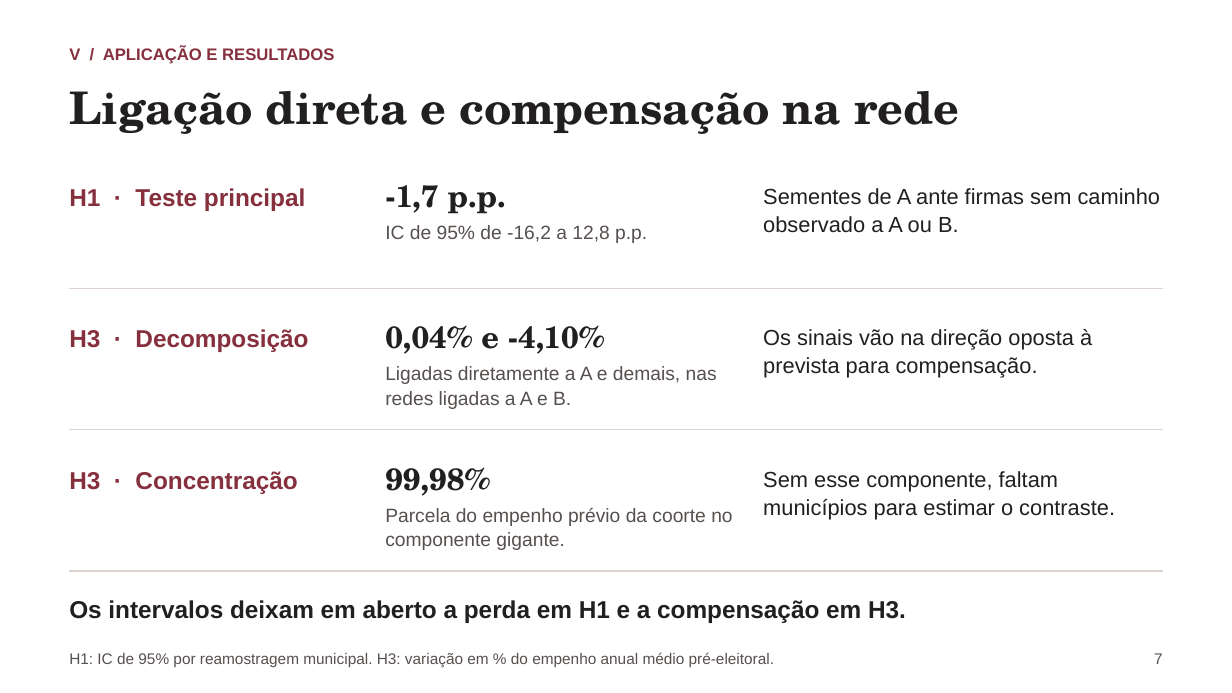
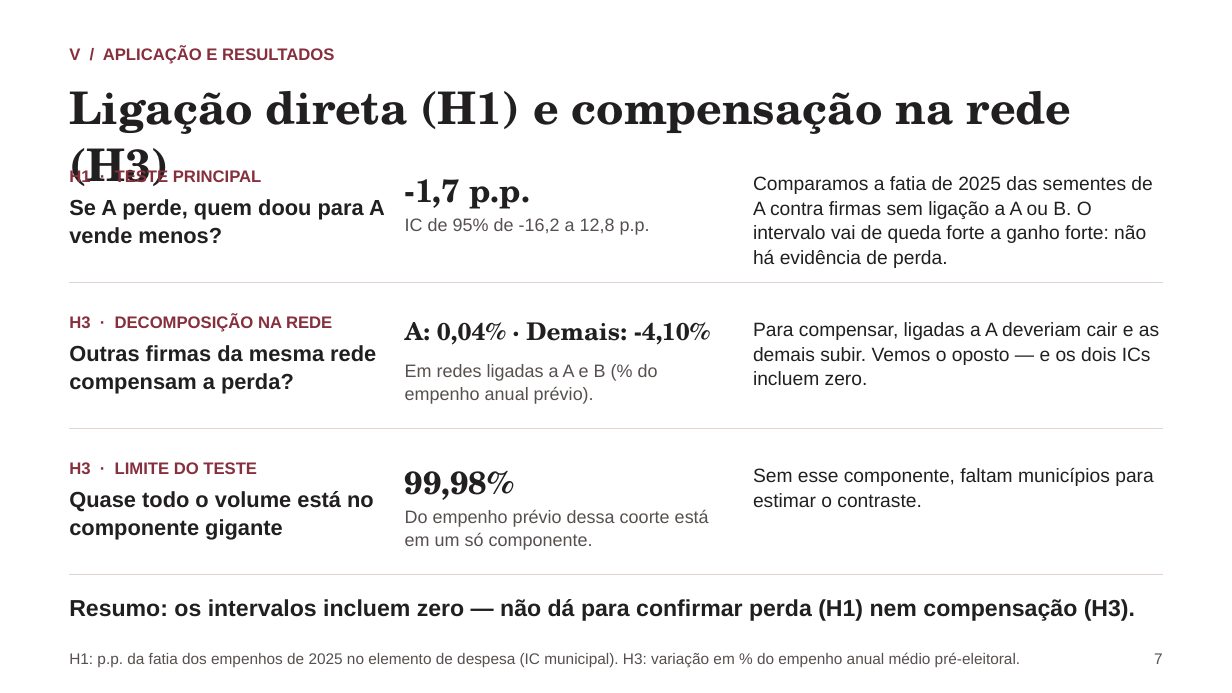
Before and after one commit to rafaelt0/redes-empresariais-alternancia-politica, a slide deck: slide 7 of output/deck.pptx. Drawn at 1232x693 pixels with LibreOffice and Linux fonts; fonts in the diff are those of the drawing. Boxes give left, top, right and bottom in pixels: in the first picture for what was removed or moved away, otherwise in the second. Text is boxed around its words. In the diff, an @@ line names an element or a change of style, - is before the commit and + after.

Commit message:
feat: explicar montagem da rede e resultados de H1 e H3

```diff
--- a/output/deck.pptx
+++ b/output/deck.pptx
@@ text at box(69, 91, 1072, 186): text changed @@
-Ligação direta e compensação na rede
+Ligação direta (H1) e compensação na rede (H3)
@@ text at box(69, 168, 261, 186): text changed; size 19 to 13 pt @@
-H1 · Teste principal
+H1 · TESTE PRINCIPAL
@@ text "-1,7 p.p." at box(405, 179, 530, 209): size 24 to 25 pt @@
@@ text "-1,7 p.p.": place and size @@
-text "-1,7 p.p." at box(385, 185, 506, 214)
+text "-1,7 p.p." at box(405, 179, 530, 209)
@@ text at box(753, 176, 1152, 268): text changed; size 17 to 15 pt @@
-Sementes de A ante firmas sem caminho observado a A ou B.
+Comparamos a fatia de 2025 das sementes de A contra firmas sem ligação a A ou B. O intervalo vai de queda forte a ganho forte: não há evidência de perda.
@@ text added at box(69, 199, 385, 244), 17 pt, text #221F20, bold @@
+Se A perde, quem doou para A vende menos?
@@ text "IC de 95% de -16,2 ...": place and size @@
-text "IC de 95% de -16,2 ..." at box(385, 225, 647, 243)
+text "IC de 95% de -16,2 ..." at box(405, 218, 650, 235)
@@ text "IC de 95% de -16,2 ..." at box(405, 218, 650, 235): size 15 to 14 pt @@
@@ line moved from (69, 288) - (1163, 288) to (69, 283) - (1163, 283) @@
@@ text at box(69, 314, 332, 332): text changed; size 19 to 13 pt @@
-H3 · Decomposição
+H3 · DECOMPOSIÇÃO NA REDE
@@ text at box(405, 322, 710, 345): text changed; size 24 to 19 pt @@
-0,04% e -4,10%
+A: 0,04% · Demais: -4,10%
@@ text added at box(753, 322, 1159, 385), 15 pt, text #221F20 @@
+Para compensar, ligadas a A deveriam cair e as demais subir. Vemos o oposto — e os dois ICs incluem zero.
@@ text removed at box(763, 329, 1092, 378) @@
-Os sinais vão na direção oposta à prevista para compensação.
@@ text added at box(69, 345, 376, 394), 17 pt, text #221F20, bold @@
+Outras firmas da mesma rede compensam a perda?
@@ text at box(405, 364, 658, 404): text changed; size 15 to 14 pt @@
-Ligadas diretamente a A e demais, nas redes ligadas a A e B.
+Em redes ligadas a A e B (% do empenho anual prévio).
@@ text at box(69, 462, 257, 474): text changed; size 19 to 13 pt @@
-H3 · Concentração
+H3 · LIMITE DO TESTE
@@ text "99,98%": place and size @@
-text "99,98%" at box(385, 467, 490, 496)
+text "99,98%" at box(405, 471, 514, 500)
@@ text "99,98%" at box(405, 471, 514, 500): size 24 to 25 pt @@
@@ text "Sem esse componente, faltam municípios ...": place and size @@
-text "Sem esse componente, faltam municípios ..." at box(763, 471, 1115, 519)
+text "Sem esse componente, faltam municípios ..." at box(753, 468, 1154, 507)
@@ text "Sem esse componente, faltam municípios ..." at box(753, 468, 1154, 507): size 17 to 15 pt @@
@@ text added at box(69, 491, 374, 540), 17 pt, text #221F20, bold @@
+Quase todo o volume está no componente gigante
@@ text at box(405, 509, 709, 550): text changed; size 15 to 14 pt @@
-Parcela do empenho prévio da coorte no componente gigante.
+Do empenho prévio dessa coorte está em um só componente.
@@ line moved from (69, 571) - (1163, 571) to (69, 575) - (1163, 575) @@
@@ text at box(69, 599, 1135, 621): text changed; size 19 to 18 pt @@
-Os intervalos deixam em aberto a perda em H1 e a compensação em H3.
+Resumo: os intervalos incluem zero — não dá para confirmar perda (H1) nem compensação (H3).
@@ text at box(69, 652, 1020, 667): text changed @@
-H1: IC de 95% por reamostragem municipal. H3: variação em % do empenho anual médio pré-eleitoral.
+H1: p.p. da fatia dos empenhos de 2025 no elemento de despesa (IC municipal). H3: variação em % do empenho anual médio pré-eleitoral.
```
Also in this commit, not shown: 3 other slides changed, 4 other files.
